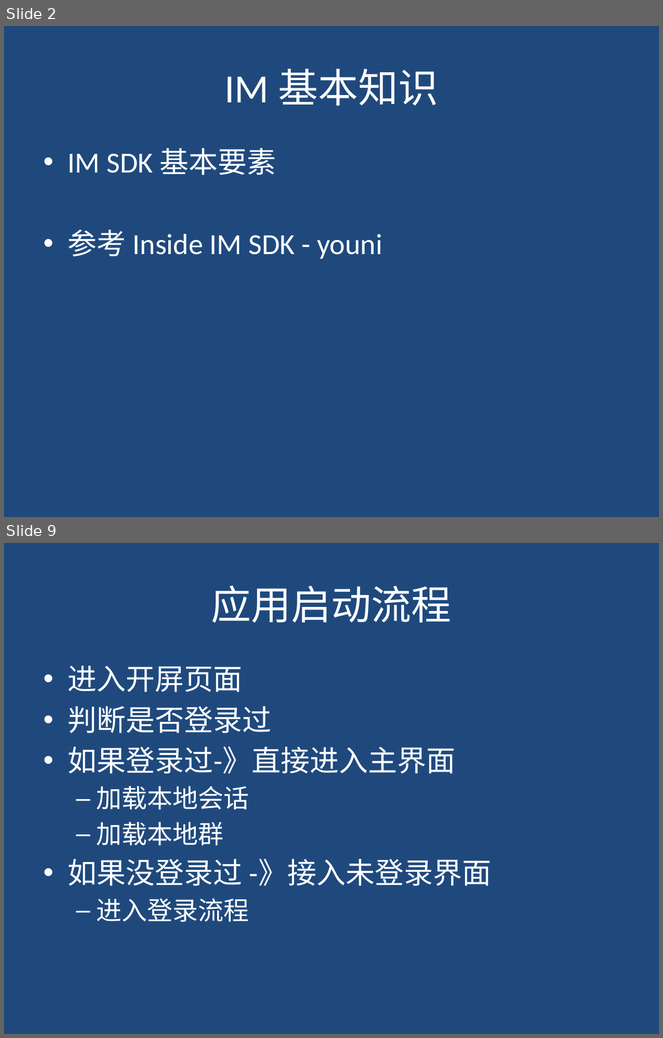
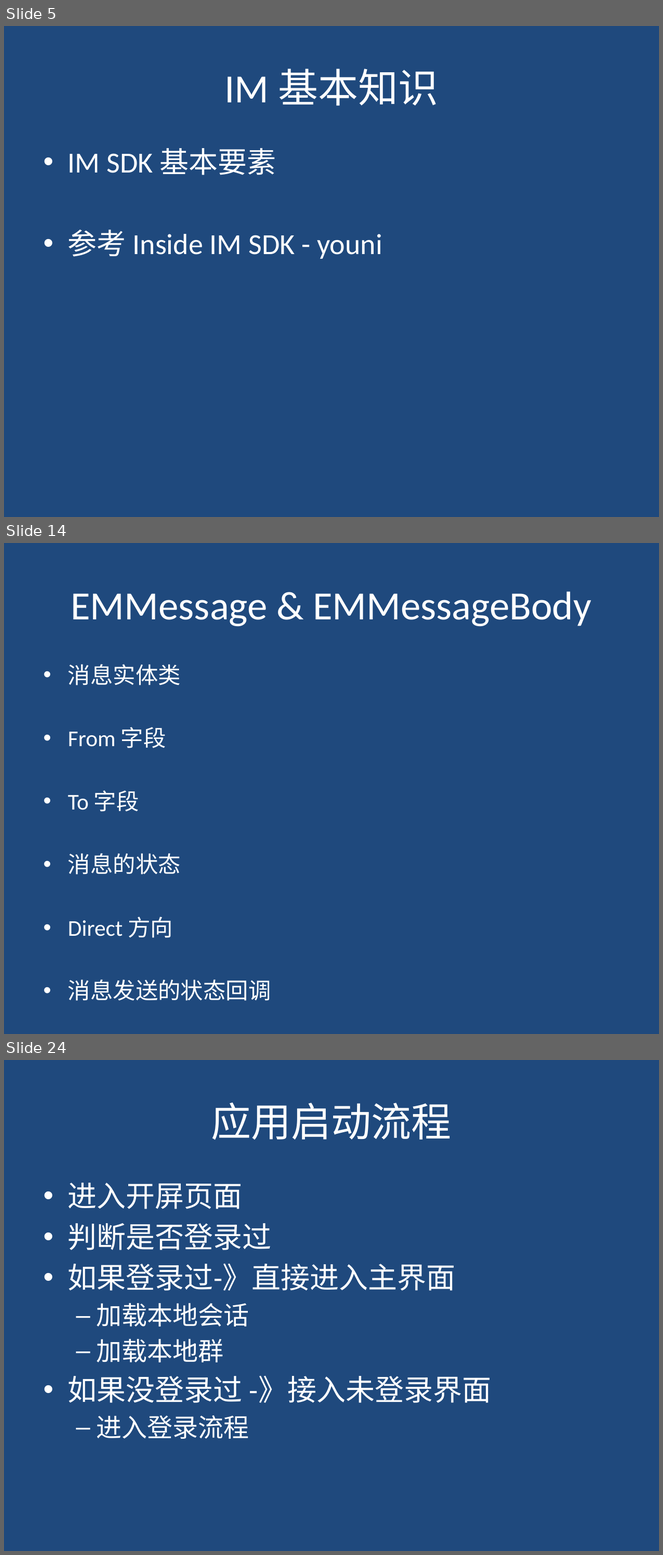
Before and after one commit to youniworld/easemobintegration, a slide deck: easemob_sdk_integration.pptx. Shown one above the other, each under a label of ours: slides 2 and 9 before the commit, slides 5, 14 and 24 after it; the slides between them are not shown. The pictures are 663x1038 and 663x1555 pixels, drawn with LibreOffice and Linux fonts; fonts in the diff are those of the drawing. Boxes give left, top, right and bottom in pixels: in the first picture for what was removed or moved away, otherwise in the second. Text is boxed around its words. In the diff, an @@ line names an element or a change of style, - is before the commit and + after.

```diff
--- a/easemob_sdk_integration.pptx
+++ b/easemob_sdk_integration.pptx
@@ slide 14 added at [4,543,659,1034], background #1F497D @@
@@ title added at [71,591,592,627], 44 pt, text #FFFFFF @@
+EMMessage & EMMessageBody
@@ text added at [68,664,271,1001], 24.8 pt, text #FFFFFF @@
+• 消息实体类
+• From 字段
+• To 字段
+• 消息的状态
+• Direct 方向
+• 消息发送的状态回调
@@ what was slide 2 is now slide 5 @@
@@ what was slide 9 is now slide 24 @@
```
Also in this commit, not shown: 8 slides changed, 25 other slides added, 2 slides removed.
